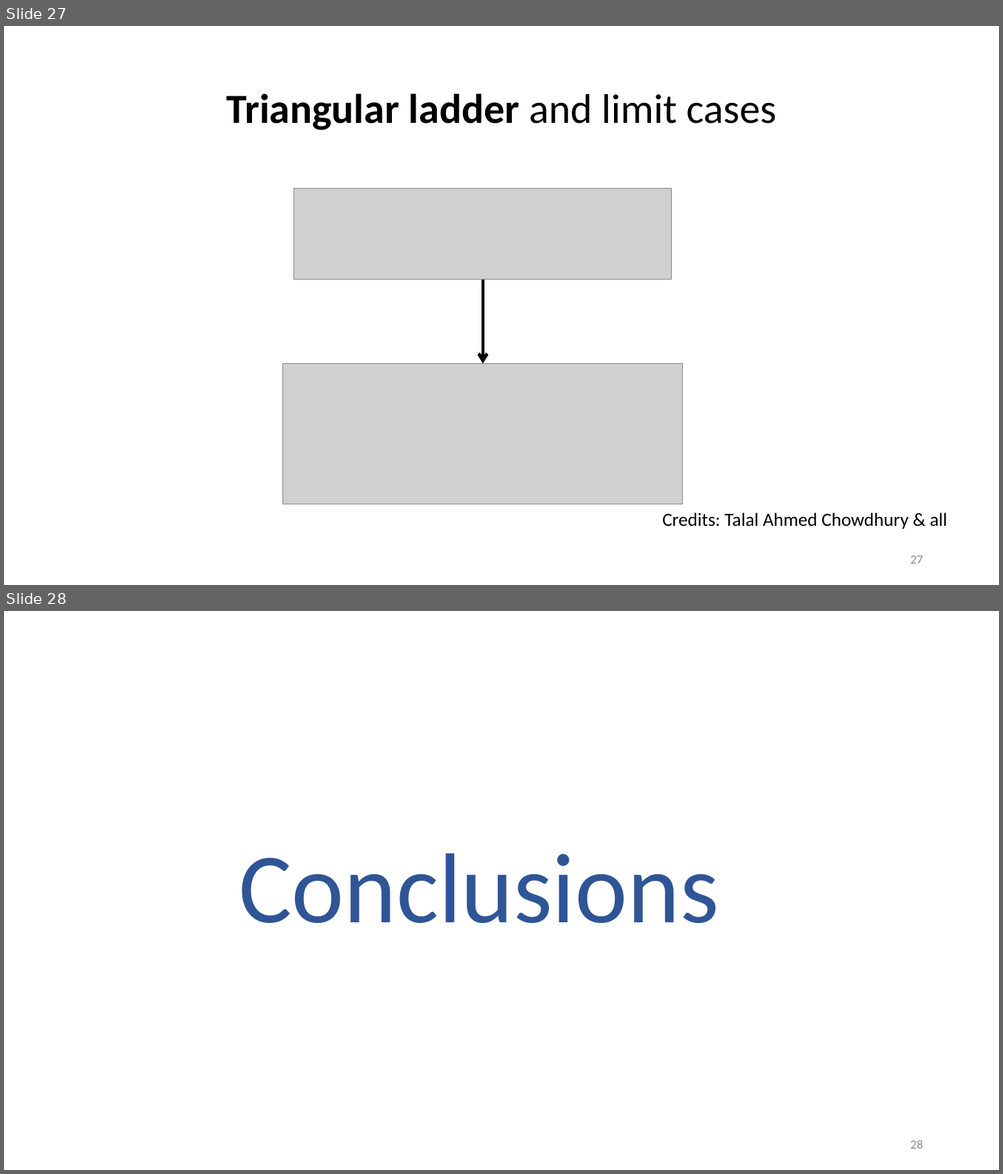
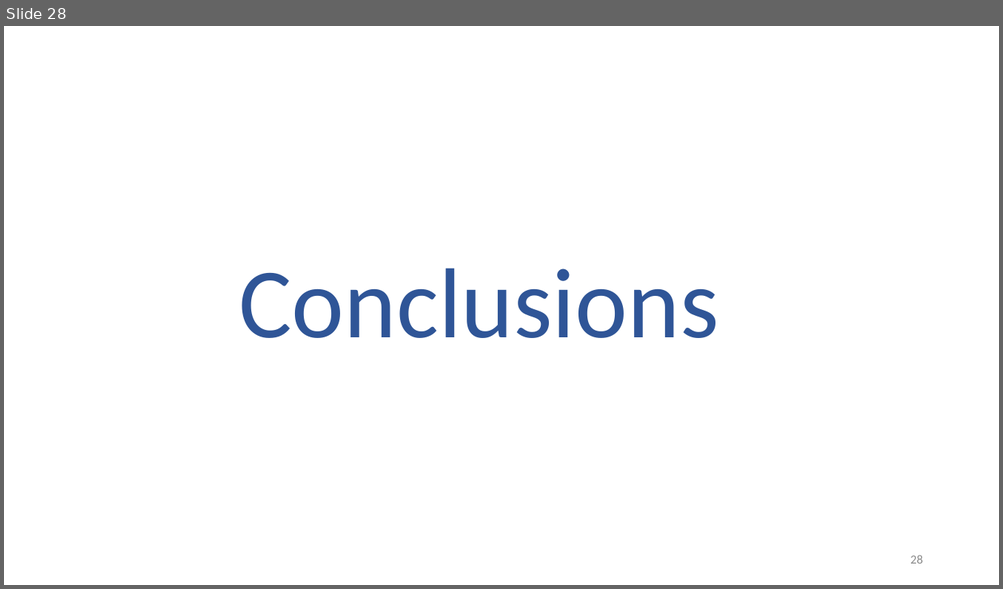
Before and after one commit to davidebernocco/Manybody_physics_project, a slide deck: Ladder_Heisemberg_presentation.pptx. Shown one above the other, each under a label of ours: slides 27 and 28 before the commit, slide 28 after it. The pictures are 1003x1174 and 1003x589 pixels, drawn with LibreOffice and Linux fonts; fonts in the diff are those of the drawing; grey boxes stand for pictures. Boxes give left, top, right and bottom in pixels: in the first picture for what was removed or moved away, otherwise in the second. Text is boxed around its words. In the diff, an @@ line names an element or a change of style, - is before the commit and + after.

```diff
--- a/Ladder_Heisemberg_presentation.pptx
+++ b/Ladder_Heisemberg_presentation.pptx
@@ slide 27 removed at bbox=[4, 26, 999, 585], background #FFFFFF @@
@@ title removed at bbox=[226, 93, 777, 130] @@
-Triangular ladder and limit cases
@@ picture removed at bbox=[294, 189, 671, 280] @@
@@ arrow removed from (483, 280) to (483, 364) @@
@@ picture removed at bbox=[283, 364, 683, 505] @@
@@ text removed at bbox=[662, 513, 948, 529] @@
-Credits: Talal Ahmed Chowdhury & all
@@ page number removed at bbox=[910, 556, 922, 564] @@
-27
```
Also in this commit, not shown: 8 slides changed, 4 slides added, 3 other slides removed.
